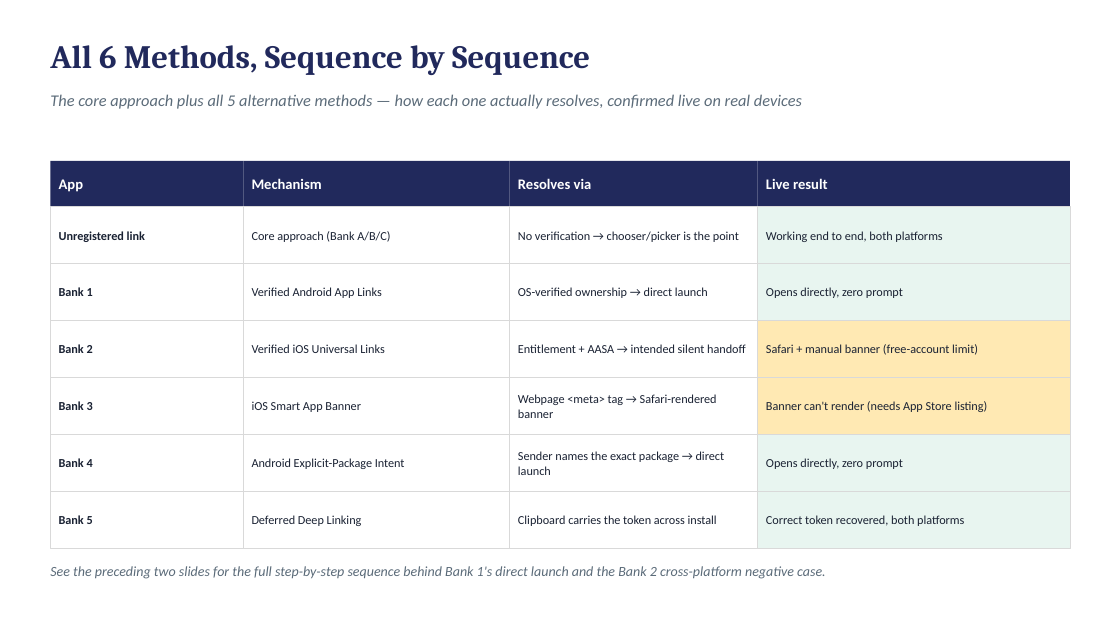
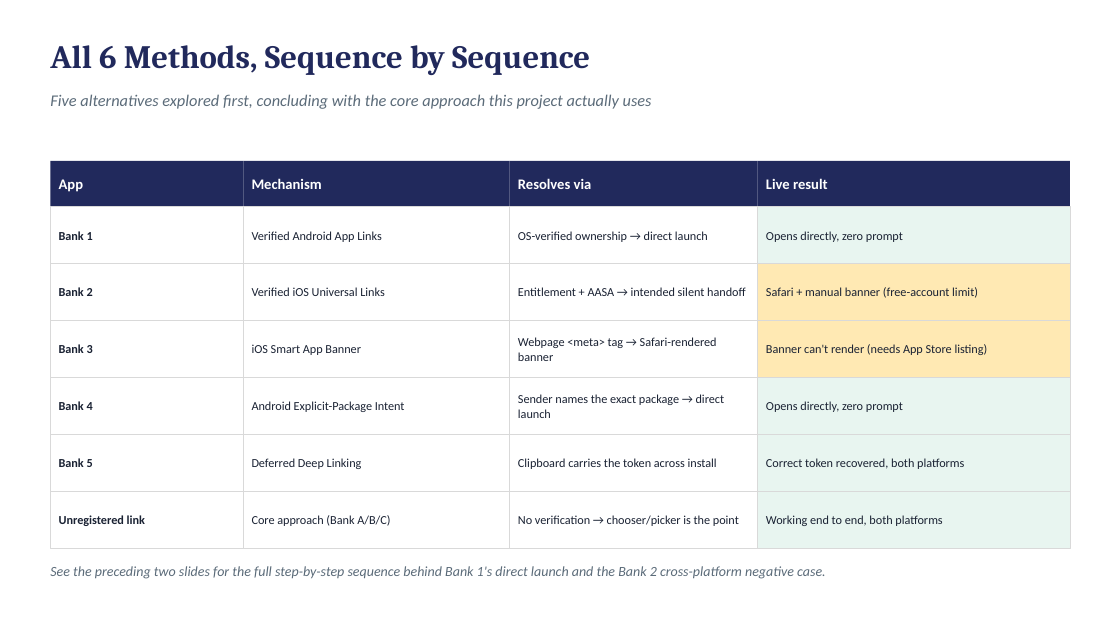
Before and after one commit to deandrehaijielim-commits/sgqr-deep-link-demo, a slide deck: slide 3 of SGQR_Sequence_Diagrams.pptx (slide 7 before the commit). Drawn at 1120x630 pixels with LibreOffice and Linux fonts; fonts in the diff are those of the drawing. Boxes give left, top, right and bottom in pixels: in the first picture for what was removed or moved away, otherwise in the second. Text is boxed around its words. In the diff, an @@ line names an element or a change of style, - is before the commit and + after.

```diff
--- a/SGQR_Sequence_Diagrams.pptx
+++ b/SGQR_Sequence_Diagrams.pptx
@@ text at (50, 94, 652, 109): text changed @@
-The core approach plus all 5 alternative methods — how each one actually resolves, confirmed live on real devices
+Five alternatives explored first, concluding with the core approach this project actually uses
@@ 10 rectangles: place and size @@
-10 rectangles at (244, 264, 1070, 492)
+10 rectangles at (244, 207, 1070, 434)
@@ rectangle removed at (758, 207, 1070, 264) @@
-Working end to end, both platforms
@@ text in rectangle at (59, 231, 93, 240): text changed @@
-Unregistered link
+Bank 1
@@ text in rectangle at (252, 231, 382, 242): text changed @@
-Core approach (Bank A/B/C)
+Verified Android App Links
@@ text in rectangle at (59, 287, 93, 296): text changed @@
-Bank 1
+Bank 2
@@ text in rectangle at (252, 287, 385, 296): text changed @@
-Verified Android App Links
+Verified iOS Universal Links
@@ rectangle removed at (244, 321, 510, 378) @@
-Verified iOS Universal Links
@@ text in rectangle at (59, 401, 93, 410): text changed @@
-Bank 3
+Bank 4
@@ rectangle "Deferred Deep Linking": place and size @@
-rectangle "Deferred Deep Linking" at (244, 492, 510, 549)
+rectangle "Deferred Deep Linking" at (244, 434, 510, 492)
@@ rectangle "Clipboard carries the token across ...": place and size @@
-rectangle "Clipboard carries the token across ..." at (510, 492, 758, 549)
+rectangle "Clipboard carries the token across ..." at (510, 434, 758, 492)
@@ rectangle added at (758, 434, 1070, 492), fill #E8F5F0, outline #D9D9D9 0.5 pt, 10.5 pt, text #1A2233 @@
+Correct token recovered, both platforms
@@ text in rectangle at (59, 458, 93, 467): text changed @@
-Bank 4
+Bank 5
@@ rectangle added at (244, 492, 510, 549), fill #FFFFFF, outline #D9D9D9 0.5 pt, 10.5 pt, text #1A2233 @@
+Core approach (Bank A/B/C)
@@ rectangle "No verification → chooser/picker is ...": place and size @@
-rectangle "No verification → chooser/picker is ..." at (510, 207, 758, 264)
+rectangle "No verification → chooser/picker is ..." at (510, 492, 758, 549)
@@ text in rectangle at (59, 515, 145, 526): text changed @@
-Bank 5
+Unregistered link
@@ text in rectangle at (766, 515, 942, 526): text changed @@
-Correct token recovered, both platforms
+Working end to end, both platforms
```
Also in this commit, not shown: 2 other files.
